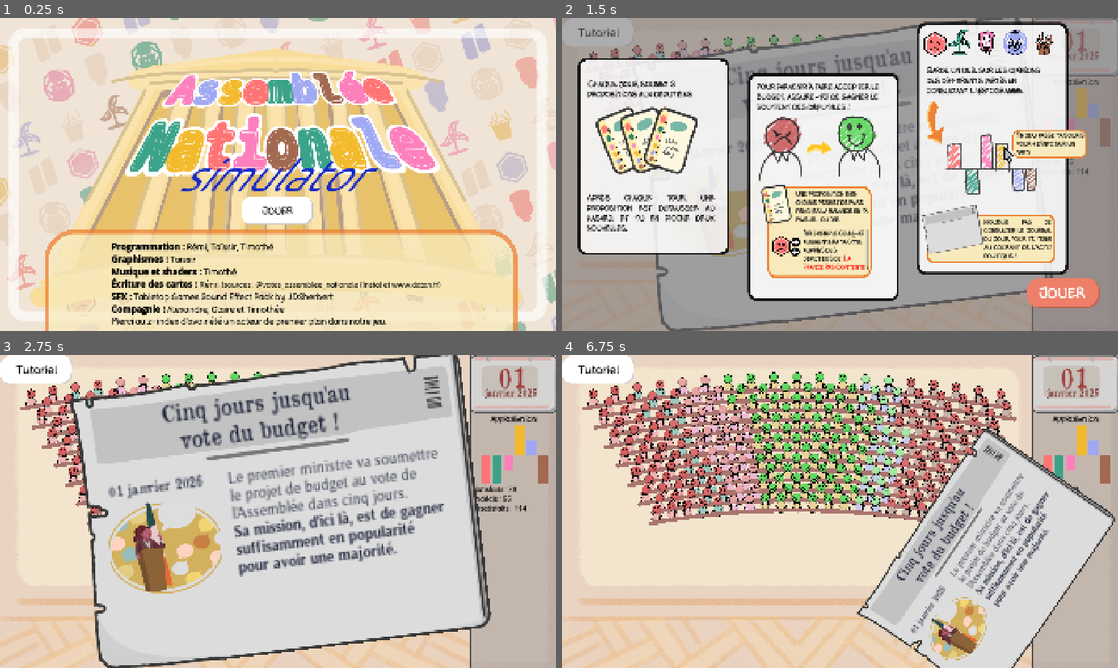
Above: before the commit, frames 1-4 (two rows, left to right).
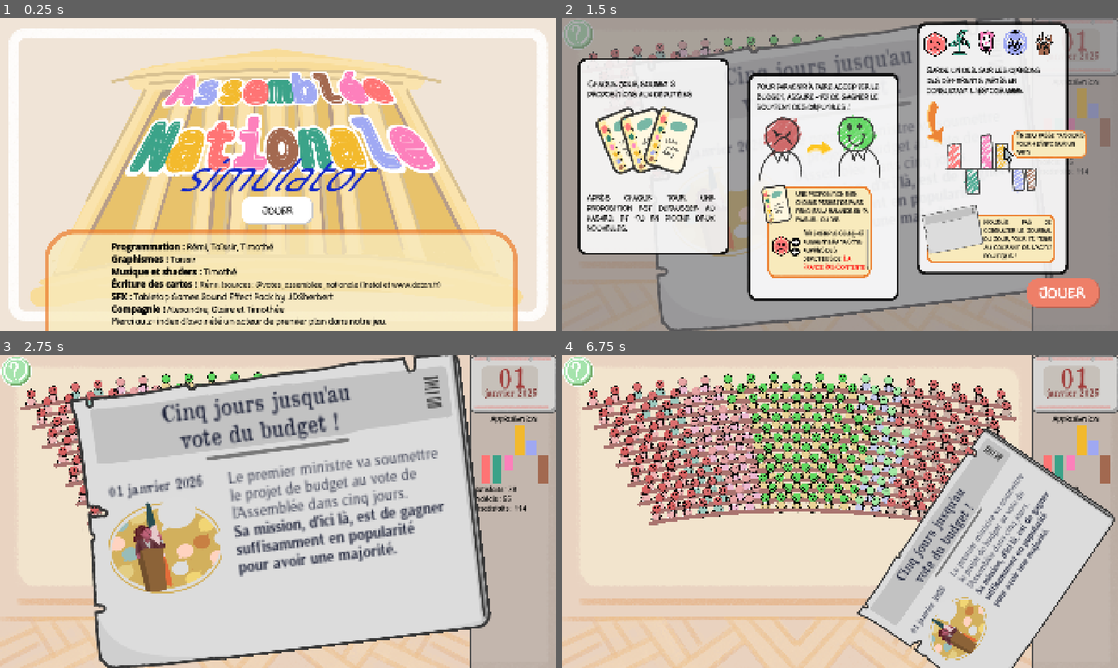
Above: after the commit, the same moments.

Repository: remimorvan/assemblee-nationale-simulator
Game: Godot game, scene res://scenes/begin_screen.tscn
Same seed, same stepped clock (60 frames per second), same inputs: the game is played once before the commit and once after it.
Inputs (mouse positions are in pixels of both pictures, inside the frame that each line leads up to):
- Up to frame 1 (0.25 s): no input
- Up to frame 2 (1.5 s): click "Jouer" at 0.5 s; click (600, 33) at 1.25 s
- Up to frame 3 (2.75 s): click (500, 630) at 2.02 s
- Up to frame 4 (6.75 s): click (600, 370) at 2.75 s; click (1062, 630) at 3.52 s; click (600, 370) at 4.25 s; click (1062, 630) at 5.02 s; tap Enter at 5.75 s; move the mouse to (1073, 455) at 5.77 s; click (1073, 455) at 5.92 s; tap Space at 6.5 s; move the mouse to (840, 511) at 6.52 s; click (840, 511) at 6.67 s

The runs differ from the first frame. In frame 1, 5.4% of the frame differs, in the area x 0-100%, y 0-100%; in frame 2, 0.7%; in frame 3, 1.0%; in frame 4, 1.0%.

Commit message:
Button + welcome screen

Diff:
--- a/scenes/begin_screen.tscn
+++ b/scenes/begin_screen.tscn
@@ -1,8 +1,9 @@
-[gd_scene load_steps=6 format=3 uid="uid://8odn30sfqxiy"]
+[gd_scene load_steps=7 format=3 uid="uid://8odn30sfqxiy"]
 
 [ext_resource type="Script" uid="uid://cmec1vfokbkpo" path="res://scripts/begin_screen.gd" id="1_16y60"]
+[ext_resource type="Texture2D" uid="uid://bwjfuhko8amhy" path="res://assets/screens/welcome_screen_back.png" id="2_4b3jc"]
 [ext_resource type="FontFile" uid="uid://cewqm3af8k8sr" path="res://assets/card/BadComic-Regular.ttf" id="2_4wclw"]
-[ext_resource type="Texture2D" uid="uid://dewako0nrpi8p" path="res://assets/screens/welcome_screen.png" id="2_ijkya"]
+[ext_resource type="Texture2D" uid="uid://4d04awkumjrh" path="res://assets/screens/welcome_screen_front.png" id="3_h8c4i"]
 [ext_resource type="Texture2D" uid="uid://co1rg1ppy2c3l" path="res://assets/hemicycle/tool_tip_plot.png" id="3_qscsx"]
 [ext_resource type="FontFile" uid="uid://c4v45pul7umvp" path="res://assets/card/Monicacomic.ttf" id="4_4b3jc"]
 
@@ -15,14 +16,20 @@
 grow_vertical = 2
 script = ExtResource("1_16y60")
 
-[node name="TextureRect" type="TextureRect" parent="."]
+[node name="Back" type="TextureRect" parent="."]
 layout_mode = 1
 anchors_preset = 15
 anchor_right = 1.0
 anchor_bottom = 1.0
 grow_horizontal = 2
 grow_vertical = 2
-texture = ExtResource("2_ijkya")
+texture = ExtResource("2_4b3jc")
+
+[node name="Front" type="TextureRect" parent="."]
+layout_mode = 0
+offset_right = 40.0
+offset_bottom = 40.0
+texture = ExtResource("3_h8c4i")
 
 [node name="TextureButton" type="TextureButton" parent="."]
 custom_minimum_size = Vector2(500, 100)
--- a/scenes/hemicycle.tscn
+++ b/scenes/hemicycle.tscn
@@ -1,11 +1,10 @@
-[gd_scene load_steps=8 format=3 uid="uid://d1voxmvhe7xmt"]
+[gd_scene load_steps=7 format=3 uid="uid://d1voxmvhe7xmt"]
 
 [ext_resource type="Script" uid="uid://ca4vviiiv0rox" path="res://scripts/hemicycle.gd" id="1_22fab"]
 [ext_resource type="PackedScene" uid="uid://cuemgi5ynsxra" path="res://scenes/mp.tscn" id="2_8igwf"]
 [ext_resource type="Shader" uid="uid://dssfkivsy2mxu" path="res://assets/hemicycle/hemicycle.gdshader" id="3_8igwf"]
 [ext_resource type="Texture2D" uid="uid://cmapdig36yep5" path="res://assets/hemycicle.png" id="3_hw2pa"]
-[ext_resource type="Texture2D" uid="uid://co1rg1ppy2c3l" path="res://assets/hemicycle/tool_tip_plot.png" id="5_w8skp"]
-[ext_resource type="FontFile" uid="uid://cewqm3af8k8sr" path="res://assets/card/BadComic-Regular.ttf" id="6_2g8u3"]
+[ext_resource type="Texture2D" uid="uid://bb34np6vsn0q5" path="res://assets/screens/help_button.png" id="5_w8skp"]
 
 [sub_resource type="ShaderMaterial" id="ShaderMaterial_hw2pa"]
 shader = ExtResource("3_8igwf")
@@ -32,7 +31,6 @@
 metadata/_edit_lock_ = true
 
 [node name="TextureButton" type="TextureButton" parent="."]
-clip_contents = true
 custom_minimum_size = Vector2(250, 100)
 layout_mode = 2
 size_flags_horizontal = 0
@@ -40,20 +38,4 @@
 texture_normal = ExtResource("5_w8skp")
 texture_pressed = ExtResource("5_w8skp")
 
-[node name="RichTextLabel" type="RichTextLabel" parent="TextureButton"]
-clip_contents = false
-layout_mode = 1
-anchors_preset = 15
-anchor_right = 1.0
-anchor_bottom = 1.0
-grow_horizontal = 2
-grow_vertical = 2
-mouse_filter = 2
-theme_override_fonts/normal_font = ExtResource("6_2g8u3")
-bbcode_enabled = true
-text = "[color=black][font_size=40]Tutoriel"
-fit_content = true
-horizontal_alignment = 1
-vertical_alignment = 1
-
 [connection signal="pressed" from="TextureButton" to="." method="_on_texture_button_pressed"]
Binary file added: assets/screens/help_button.png
Binary file added: assets/screens/welcome_screen_back.png
Binary file added: assets/screens/welcome_screen_front.png
